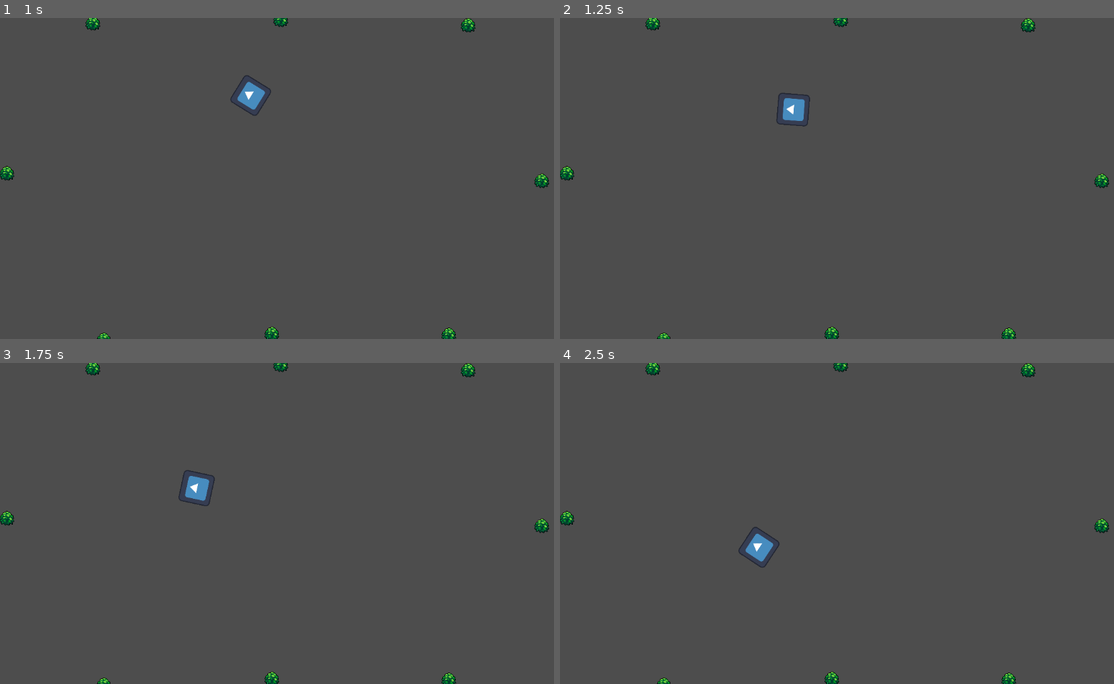
Above: before the commit, frames 1-4 (two rows, left to right).
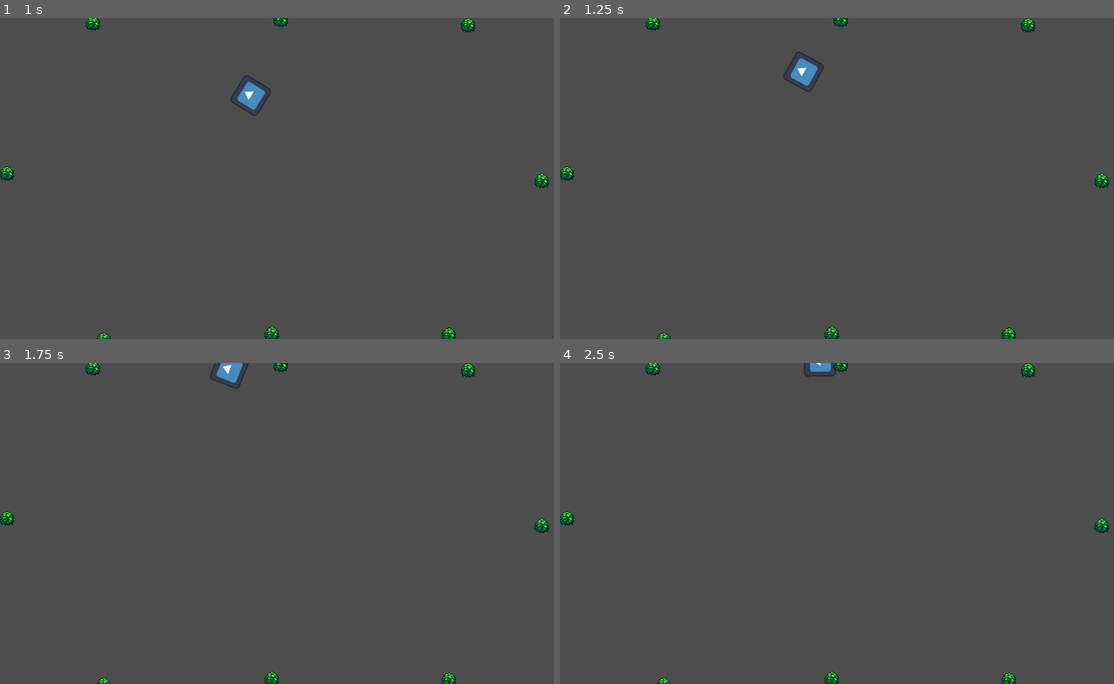
Above: after the commit, the same moments.

Repository: OscarPindaro/Cellomaton
Game: Godot game, scene res://scenes/main.tscn
The game is run twice, just before and just after one commit, with the same random seed, the same clock (stepped at 60 frames per second) and the same inputs. The project has no main scene, so this scene is started directly. The engine's default icon, where the game draws it, is replaced by a stand-in: a white triangle on a blue panel in a dark square.
Inputs (mouse positions are in pixels of both pictures, inside the frame that each line leads up to):
- Up to frame 1 (1 s): move the mouse to (409, 162) at 0.52 s
- Up to frame 2 (1.25 s): no input
- Up to frame 3 (1.75 s): move the mouse to (171, 539) at 1.27 s
- Up to frame 4 (2.5 s): move the mouse to (903, 452) at 2.02 s

Frame 1 is identical in both runs. In frame 2, 0.7% of the frame differs, in the area x 39-48%, y 10-34%; in frame 3, 0.6%; in frame 4, 0.5%.

Commit message:
Now the cell body uses a behaviour node to act

Diff:
--- /dev/null
+++ b/scenes/Model/Behaviour.gd
@@ -0,0 +1,76 @@
+extends Node
+
+@export var body: CharacterBody2D
+# TODO this is very temporary!!
+@export var energy: FloatStat
+
+# how often the controller changes action
+@export var control_step: float = 1
+var control_step_timer: Timer
+
+# need vision
+@export var need_vision_cone: Area2D
+
+# uses randomness to explor and follow got looking at objects
+var random_movement: RandomMovement
+var target_movement: FollowMovement
+var current_movement: Movement
+
+# targets
+var possible_targets: Array[NeedArea2D] = []
+var target: NeedArea2D = null
+
+# Called when the node enters the scene tree for the first time.
+func _ready():
+	assert(body != null, "Body can't be null")
+	assert(energy != null, "Energy stat can't be null")
+	assert(need_vision_cone != null, "Vision cone for needs can't be null. I need to connect it's methods to detect need areas")
+
+	# movement
+	random_movement = RandomMovement.new()
+	random_movement.name = "RandomMovement"
+	target_movement = FollowMovement.new()
+	target_movement.name = "TargetMovement"
+	current_movement = random_movement
+
+	# control step
+	_create_timer()
+	control_step_timer.timeout.connect(act)
+
+	# need vision
+	need_vision_cone.area_entered.connect(on_vision_cone_entered)
+	need_vision_cone.area_exited.connect(on_vision_cone_exited)
+
+func _create_timer():
+	control_step_timer = Timer.new()
+	add_child(control_step_timer)
+	control_step_timer.wait_time = control_step
+	control_step_timer.one_shot = false
+	control_step_timer.autostart = true
+	control_step_timer.start()
+
+
+
+# Called every frame. 'delta' is the elapsed time since the previous frame.
+func _process(delta):
+	current_movement.move(delta, body)
+
+func act():
+	# no targets, behave randomly
+	if len(possible_targets) == 0:
+		target = null
+		current_movement = random_movement
+	else:
+		target = possible_targets.pick_random()
+		remove_child(current_movement)
+		current_movement = target_movement
+		target_movement.target = target
+	print("Current movement: ", current_movement)
+
+func on_vision_cone_entered(area: Area2D):
+	if is_instance_of(area, NeedArea2D):
+		possible_targets.append(area)
+
+func on_vision_cone_exited(area: Area2D):
+	if is_instance_of(area, NeedArea2D):
+		possible_targets.erase(area)
--- a/scenes/Model/CellBody.gd
+++ b/scenes/Model/CellBody.gd
@@ -1,10 +1,5 @@
 @tool
 extends CharacterBody2D
-
-@export var starting_stats: BaseStats
-
-var health: float
-var energy: float
 
 @onready
 var random_movement: RandomMovement = RandomMovement.new()
--- a/scenes/Model/CellBody.tscn
+++ b/scenes/Model/CellBody.tscn
@@ -1,9 +1,8 @@
-[gd_scene load_steps=7 format=3 uid="uid://dvdckygrhbdv8"]
+[gd_scene load_steps=6 format=3 uid="uid://dvdckygrhbdv8"]
 
-[ext_resource type="Script" path="res://scenes/Model/CellBody.gd" id="1_haljs"]
 [ext_resource type="Texture2D" uid="uid://bjot4ukk4eycb" path="res://icon.svg" id="1_yfsi2"]
-[ext_resource type="Resource" uid="uid://roefuqaslc5y" path="res://scenes/Model/base_stats.tres" id="2_fn5cm"]
 [ext_resource type="Script" path="res://scenes/Model/Stats/FloatStat.gd" id="4_5l2b1"]
+[ext_resource type="Script" path="res://scenes/Model/Behaviour.gd" id="5_7no7a"]
 
 [sub_resource type="RectangleShape2D" id="RectangleShape2D_8ufrm"]
 size = Vector2(60.8449, 61.8174)
@@ -16,8 +15,6 @@
 scale = Vector2(0.999981, 0.999981)
 collision_mask = 2
 velocity = Vector2(-57.5993, -191.526)
-script = ExtResource("1_haljs")
-starting_stats = ExtResource("2_fn5cm")
 
 [node name="Icon" type="Sprite2D" parent="."]
 rotation = 1.5708
@@ -40,3 +37,9 @@
 
 [node name="Energy" type="Node" parent="Stats"]
 script = ExtResource("4_5l2b1")
+
+[node name="Behaviour" type="Node" parent="." node_paths=PackedStringArray("body", "energy", "need_vision_cone")]
+script = ExtResource("5_7no7a")
+body = NodePath("..")
+energy = NodePath("../Stats/Energy")
+need_vision_cone = NodePath("../Vision")
